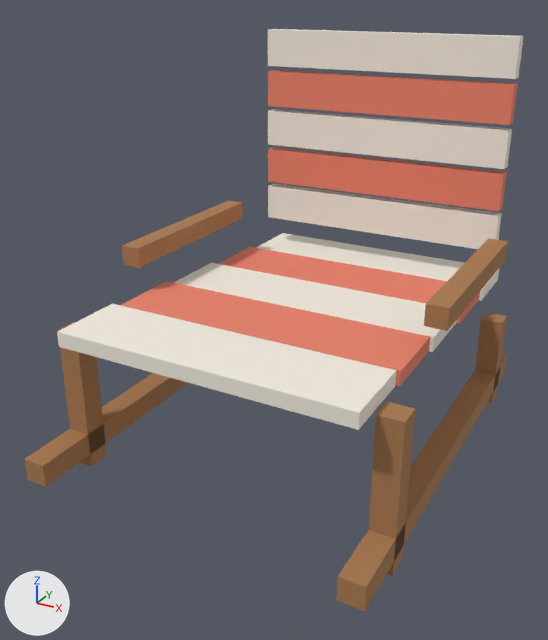
The glTF model frontend/public/models/xy_beach_deckchair.glb: old version first, new version second.
Rendered twice from a camera (50 mm lens) standing at (1.1, -2.37, 1.52) and looking at (-0.04, -0.28, 0.48). Lighting does not change. The marker at lower left points along +X, +Y and +Z. The picture after the commit comes second.

Names of what the first picture shows: 'Deckchair'.
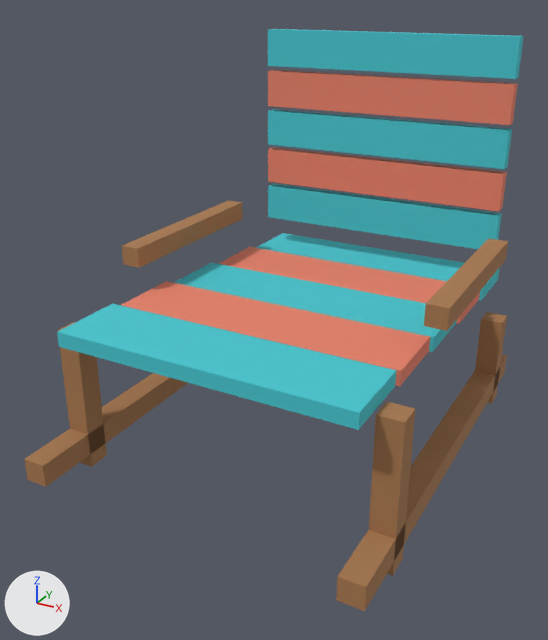
What differs and where, as boxes (x1, y1, x2, y2) in the pictures (548 x 640 px):
'Deckchair', recoloured (white to cyan)
    both: (57, 29, 524, 430)

What the commit changed:
Material 'FabricB' (mat_fabricb) changes colour from white #f3ece0 to cyan #45c7d1; in linear values from (0.896, 0.839, 0.745) to (0.0595, 0.571, 0.638).
